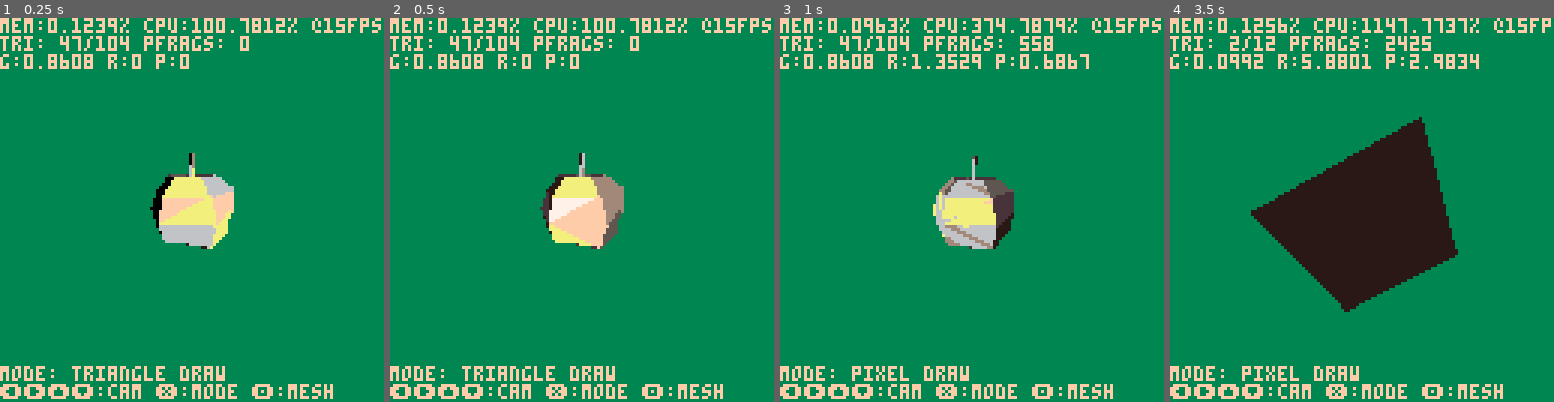
Above: before the commit, frames 1-4 (left to right).
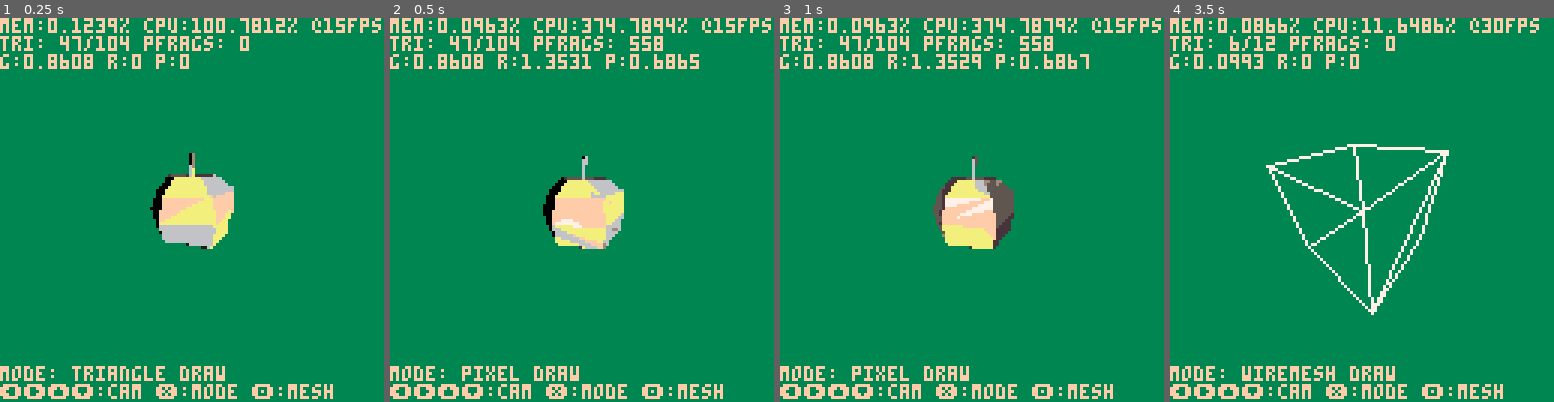
Above: after the commit, the same moments.

Repository: sthilaid/pico-8-carts
Game: PICO-8 cartridge cube.p8
The game is run twice, just before and just after one commit, with the same random seed, the same clock (stepped at 60 frames per second) and the same inputs.
Inputs:
- Up to frame 1 (0.25 s): no input
- Up to frame 2 (0.5 s): tap X (X key) at 0.33 s
- Up to frame 3 (1 s): tap O (Z key) at 0.7 s
- Up to frame 4 (3.5 s): tap X (X key) at 1.07, 1.85, 2.97 s; hold Right 1.6-2.1 s; tap O (Z key) every 0.4 s from 1.7 to 3.3 s; hold Up 2.15-2.42 s; hold Right 2.47-3.03 s; hold Left from 3.08 s (still down)

Frame 1 is identical in both runs. In frame 2, 4.3% of the frame differs, in the area x 18-81%, y 0-95%; in frame 3, 3.0%; in frame 4, 17%, in the area x 15-100%, y 0-95%.

Commit message:
fixed button inputs in cube cart

Diff:
--- a/cube.p8
+++ b/cube.p8
@@ -76,8 +76,8 @@
    if (btn(⬇️)) g_camlen += 0.1
    if (btn(➡️)) g_camyaw += 0.01
    if (btn(⬅️)) g_camyaw -= 0.01
-   if (btnp(🅾️)) g_renderMode = (g_renderMode+1) % 3
-   if btnp(❎) then
+   if (btnp(❎)) g_renderMode = (g_renderMode+1) % 3
+   if btnp(🅾️) then
       g_visibleMeshIndex = (g_visibleMeshIndex+1) % #g_objects + 1
       for i=1,#g_objects do
          local isVisible = false
